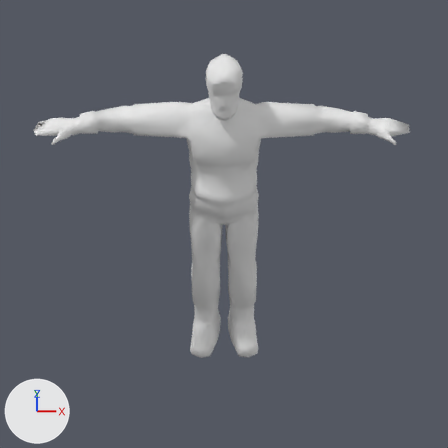
One commit to the Blender file materials/models/player_new_new/player.blend: the scene before it, then after it.
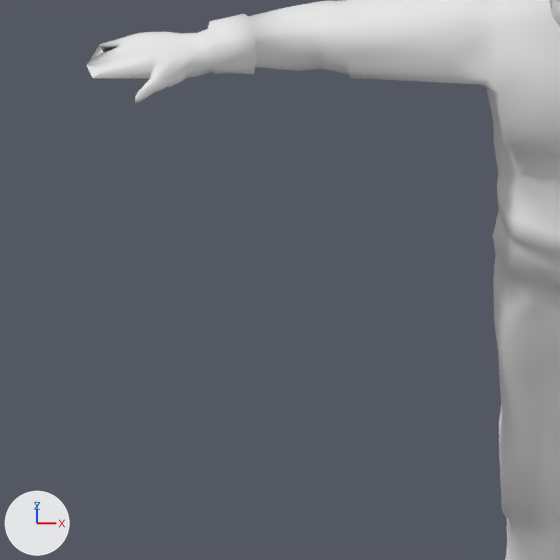
Each version appears first from the file's camera 'Camera South', and next in a close-up on the part from 0% to 48% of the width and 24% to 71% of the height. Lighting does not change. The marker at lower left points along +X, +Y and +Z.

Script lines for the objects in view, before the commit:
```python
me_lumberjack = bpy.data.meshes.new('lumberJack')
me_lumberjack.from_pydata(...)  # 1598 vertices, 1929 faces; spans x -0.93..0.9, y -0.9..0.9, z -0.18..0.18
# faces by material slot: [199, 616, 360, 202, 314, 238]
me_lumberjack.materials.append(mat_hair)  # white #e7e7e7
me_lumberjack.materials.append(mat_skin)  # its picture is missing
me_lumberjack.materials.append(mat_shirt)  # its picture is missing
me_lumberjack.materials.append(mat_belt)  # white #e7e7e7
me_lumberjack.materials.append(mat_pants)  # white #e7e7e7
me_lumberjack.materials.append(mat_boots)  # white #e7e7e7
ob_lumberjack = bpy.data.objects.new('lumberJack', me_lumberjack)
ob_lumberjack.location = (0.0, -0.046, 1.56)
ob_lumberjack.rotation_euler = (1.571, 0.0, 0.0)  # degrees (90, 0, 0)
ob_lumberjack.scale = (1.72, 1.72, 1.72)
```
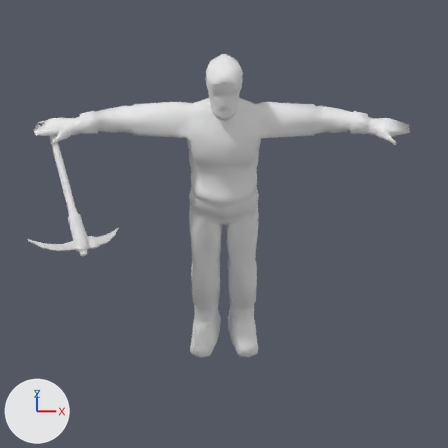
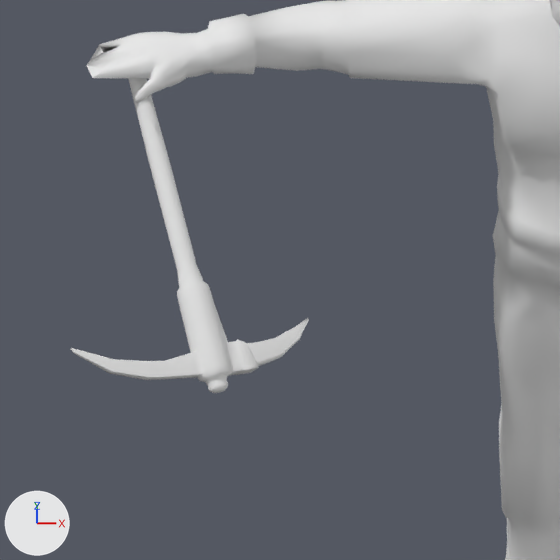
Commit message: Adding content.

Changed parts and their boxes [x1, y1, x2, y2] in the close-ups (560 x 560 px):
'Axe-Pick', added
    after: [71, 78, 309, 393]

The change, as a list of edits to the scene's bpy script:
```text
Add mat_bake:
    mat_bake = diffuse_material('bake')
    mat_bake.base_color = (0.8, 0.8, 0.8)  # white #e7e7e7
Add me_cylinder:
    me_cylinder.from_pydata(...)  # 886 vertices, 861 faces; spans x -11.2..14.7, y -1.8..1.8, z -1.1..2.1
    me_cylinder.polygons.foreach_set('use_smooth', [True] * 861)
    me_cylinder.materials.append(mat_bake)  # its picture is missing
Add ob_axe_pick:
    ob_axe_pick = bpy.data.objects.new('Axe-Pick', me_cylinder)
    ob_axe_pick.location = (-1.366, -0.22, 2.156)
    ob_axe_pick.rotation_euler = (0.98, -2.923, 0.447)  # degrees (56, -167, 26)
    ob_axe_pick.scale = (0.0327, 0.0327, 0.367)
```
